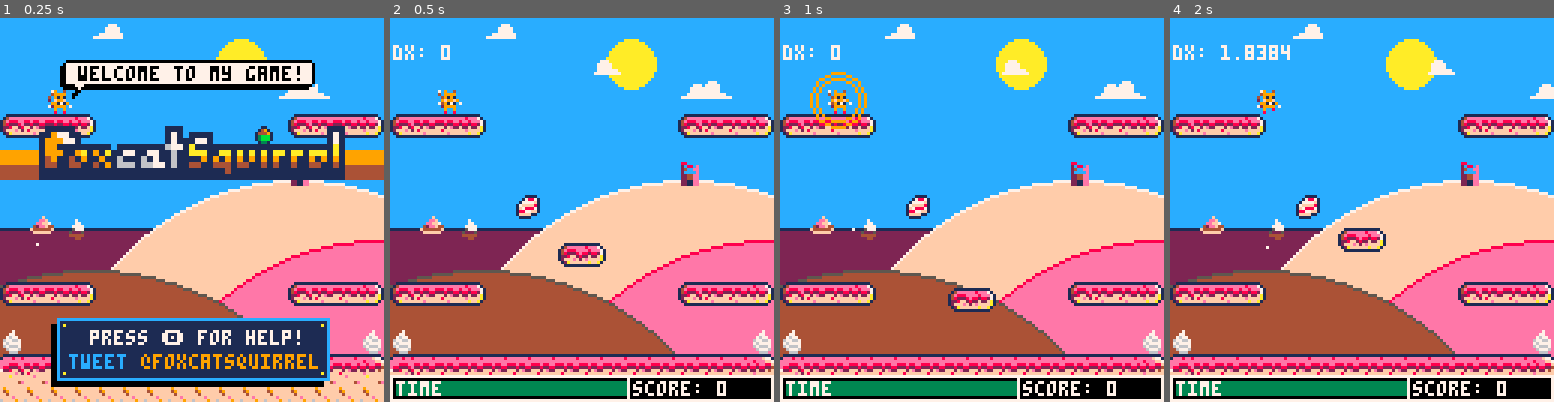
Above: before the commit, frames 1-4 (left to right).
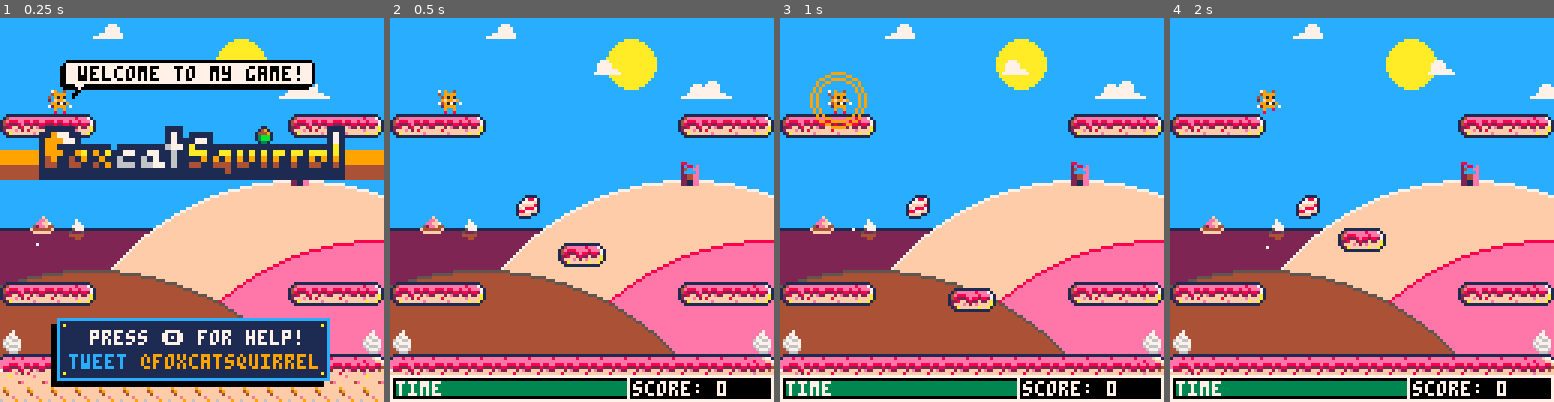
Above: after the commit, the same moments.

Repository: daddynewts/foxcatsquirrel
Game: PICO-8 cartridge foxcatsquirrel.p8
The game is run twice, just before and just after one commit, with the same random seed, the same clock (stepped at 60 frames per second) and the same inputs.
Inputs:
- Up to frame 1 (0.25 s): no input
- Up to frame 2 (0.5 s): tap X (X key) at 0.33 s
- Up to frame 3 (1 s): tap O (Z key) at 0.7 s
- Up to frame 4 (2 s): tap X (X key) at 1.07, 1.85 s; hold Right from 1.6 s (still down); tap O (Z key) at 1.7 s

Frame 1 is identical in both runs. In frame 2, 0.2% of the frame differs, in the area x 0-16%, y 7-11%; in frame 3, 0.2%; in frame 4, 0.5%, in the area x 0-32%, y 7-11%.

Commit message:
Lives are implemented!

Diff:
--- a/foxcatsquirrel.p8
+++ b/foxcatsquirrel.p8
@@ -12,6 +12,7 @@
  count=0
  points=0
  addfood=1 -- 7 for instant enemy on l1
+ lives=3
 
  init_times()
 
@@ -34,6 +35,7 @@
  menu_sfx = 10
  balloon_sfx = {13,15}
  shockwave_sfx = 3
+ gameover_sfx = 55
 
  -- music
  music_level1 = 0
@@ -45,6 +47,13 @@
 
  function rndb(low,high)
   return flr(rnd(high-low+1)+low)
+ end
+
+ function init_player()
+  player.x=(level*128)+60
+  player.y=20
+  player.dx=0
+  player.dy=0
  end
 
  -- crumbs
@@ -165,11 +174,20 @@
  map_end=128
 end
 
+function init_enemies()
+	del(balloons,balloon)
+ del(foods,food)
+ del(ghosts,ghost)
+ del(skulls,skull)
+ del(bonuses,bonus)
+end
+
 function init_times()
  airtime=0
  m=0
  glidetime=0
  leveltime=1
+ timeleft=127
 -- timegain=10
  delay=100
  timededuction=0
@@ -205,7 +223,7 @@
 end
 
 function test_ui()
- print("dx: "..player.dx,cam_x+1,9,7)
+ --print("dx: "..player.dx,cam_x+1,9,7)
  --print("hplatform.x: "..hplatform.x,cam_x+1,17,7)
  --food hitbox
 -- if #skulls>=1 then
@@ -244,10 +262,19 @@
  _draw = draw_game
 end
 
+function livescheck()
+	lives-=1
+	if lives>=1 then
+	 init_dead()
+	else
+	 init_gameover()
+	end
+end
+
 function init_gameover()
  delay=100
  music(-1)
- sfx(death_sfx)
+ sfx(gameover_sfx)
   _update = update_gameover
   _draw = draw_gameover
 end
@@ -271,7 +298,7 @@
   end
    timecheck()
   if player.y>=127 then
-   init_gameover() -- fall down
+   livescheck() -- fall down
  end
   if shockwave_cooldown<=60 then
    is_shockwave=false
@@ -295,7 +322,7 @@
   timeleft=78
  end
  if timeleft <= 2 then
-  init_gameover() --time up
+  livescheck() --time up
  end
  if timededuction>=maxtd then
   timededuction=maxtd
@@ -377,10 +404,7 @@
 
  -- spikes = flag 5
  elseif collide_map(player,"down",5) then
-   init_gameover()
-
--- elseif collide_map(player,"up",5) then
- --  init_gameover()
+   livescheck()
 
  -- vent = flag 6
  elseif collide_map(player,"down",6)
@@ -876,7 +900,7 @@
    food={
     sprite=flr(rnd(food_count)+food_start),
     x=level*128+flr(rnd(100)+16),
-    y=flr(rnd(80)+15),
+    y=flr(rnd(80)+5),
    }
   add(foods,food)
  end
@@ -1009,15 +1033,18 @@
 
 function draw_bonus()
 
- twinkle.sp+=0.5
+ for bonus in all(bonuses) do
+  circfill(bonus.x+3,bonus.y+3,7+2*(sin(leveltime)),10)
+  circfill(bonus.x+3,bonus.y+3,4,7)
+  spr(bonus.sprite,bonus.x,bonus.y)
+   spr(twinkle.sp,bonus.x+sin(leveltime),bonus.y)
+ end
+
+  twinkle.sp+=0.5
    if twinkle.sp>=47
   then twinkle.sp=44
  end
 
- for bonus in all(bonuses) do
-  spr(bonus.sprite,bonus.x,bonus.y)
-   spr(twinkle.sp,bonus.x+sin(leveltime),bonus.y)
- end
 end
 
 function make_balloon()
@@ -1044,11 +1071,13 @@
    and balloon.x+4 > player.x
    and balloon.x+4 < player.x+8 then
       points+=1000
+      lives+=1
       del(balloons,balloon)
       sfx(balloon_sfx[1],0)
       sfx(balloon_sfx[2],1)
       explode(balloon.x,balloon.y,explode_size,explode_colours,explode_amount)
       crumb=pget(balloon.x,balloon.y)
+      print("1-up!!",player.x,player.y,7)
    end
  end
 end
@@ -1507,21 +1536,69 @@
  end
 end
 
+function init_dead()
+ music(-1)
+ sfx(death_sfx)
+ count=0
+ init_enemies()
+	init_times()
+	init_game()
+	init_player()
+	init_platforms()
+ _update=update_dead
+ _draw=draw_dead
+end
+
+function update_dead()
+	delay-=1
+ if delay<60 and btnp(❎) then
+  music(-1)
+  sfx(menu_sfx)
+  level_music()
+  _update=update_game
+  _draw=draw_game
+ end
+end
+
+function draw_dead()
+ pal()
+ m+=12
+  circfill(cam_x+64,64,m-40,1)
+  circfill(cam_x+64,64,m-80,2)
+  circfill(cam_x+64,64,m-120,4)
+  circfill(cam_x+64,64,-30+m/3,13)
+
+ if m>=280 then
+ -- double-size "you died"
+  rectfill(cam_x,44,cam_x+128,48,9)
+  rectfill(cam_x,49,cam_x+128,51,4)
+  sspr(32,88,60,8,cam_x+24,36,120,16)
+
+  -- with drop shadows!
+  print("press ❎ to restart",cam_x+23,65,0)
+  print("press ❎ to restart",cam_x+24,64,7)
+  print("❎",cam_x+47,65,4)
+  print("❎",cam_x+48,64,9)
+  -- lives left
+  spr(1,cam_x+52,92)
+  print("x "..lives,cam_x+61,94,1)
+  print("x "..lives,cam_x+62,93,7)
+
+ end
+end
+
 function init_levelover()
   music(-1)
-  del(balloons,balloon)
-  del(foods,food)
-  del(ghosts,ghost)
-  del(skulls,skull)
+  init_enemies()
+  init_times()
   count=0
-  init_times()
   level+=1
   m+=12
-  timeleft=127--timeleft+(timegain*2)
-  player.x=(level*128)+63
-  player.y=16
-  player.dx=0
-  player.dy=0
+  init_player()
+ -- player.x=(level*128)+63
+ -- player.y=16
+ -- player.dx=0
+ -- player.dy=0
   _update = update_menu
   _draw = draw_levelover
   if level==5 then
@@ -1559,6 +1636,10 @@
   print("press ❎ to continue",cam_x+24,64,7)
   print("❎",cam_x+47,65,4)
   print("❎",cam_x+48,64,9)
+  spr(1,cam_x+52,92)
+  print("X "..lives,cam_x+61,94,1)
+  print("X "..lives,cam_x+62,93,7)
+
  end
 end
 
@@ -1882,7 +1963,7 @@
   and skull.y < player.y+4
   and skull.x > player.x-4
   and skull.x < player.x+4 then
-      init_gameover()
+      livescheck()
   end
  end
 
@@ -1892,7 +1973,7 @@
   and ghost.y < player.y+4
   and ghost.x > player.x-4
   and ghost.x < player.x+4 then
-      init_gameover()
+     livescheck()
   end
  end
 
@@ -2175,21 +2258,21 @@
 12212121211212121212101221212121212121111111000000000000000000000000000000000000000000000000000000000000000000000000000000000000
 01222122121212121221000122112211221121212121000000000000000000000000000000000000000000000000000000000000000000000000000000000000
 00111111111111111110000011111111111111111111000000000000000000000000000000000000000000000000000000000000000000000000000000000000
-00101000000000000110001000000010001010000000000001100010000000100000000000000000000000000000000000000000000000000000000000000000
-01717100000000001171017110000171017171000000000011710171100001710000000000000000000000000000000000000000000000000000000000000000
-17717100000000001771017171000171177171000000000017710171710001710000000000000000000000000000000000000000000000000000000000000000
-19919101101010001991119110110191199191011010100019911191101101910000000000000000000000000000000000000000000000000000000000000000
-01999119919191001991919191991191019991199191910019919191919911910000000000000000000000000000000000000000000000000000000000000000
-00119191919191001999199191919110001191919191910019991991919191100000000000000000000000000000000000000000000000000000000000000000
-00014144114410001144141141414141000141441144100011441411414141410000000000000000000000000000000000000000000000000000000000000000
-00011011001100000110110010101010000000000000000000000000000000000000000000000000000000000000000000000000000000000000000000000000
+00101000000000000110001000000010001010000000000001100000000000100000000000000000000000000000000000000000000000000000000000000000
+01717100000000001171017110000171017171000000000017710010000001710000000000000000000000000000000000000000000000000000000000000000
+17717100000000001771017171000171177171000000000017771171000001710000000000000000000000000000000000000000000000000000000000000000
+199191011010100019911191101101911ee1e101101010001ee1e110111001e10000000000000000000000000000000000000000000000000000000000000000
+0199911991919100199191919199119101eee11ee1e1e1001ee1e1e1eee11ee10000000000000000000000000000000000000000000000000000000000000000
+001191919191910019991991919191100011e1e1e1e1e1001eeee1e1e1e1e1e11111110000000000000000000000000000000000000000000000000000000000
+00014144114410001144141141414141000181881188100018881181881188818181810000000000000000000000000000000000000000000000000000000000
+00011011001100000110110010101010000010110011000001110010110011111111110000000000000000000000000000000000000000000000000000000000
 0000000000000000005555500003000000003000003000000ddd5dd5dddddd5ddddddd5008800000007777000077770000000000000000000000000000000000
 000070000000000005dd0005000330000000300000300000ddddddddddddddddd5dddddd020880e0077777700777777000000000000000000000000000000000
 000077000000f00000000000000333000003330000333000ddd555dd55d55dd5dd5dd55d02400ee0777777776666677700000000000000000000000000000000
 00077770000eef0000055d000033b3300033b300033b3300d551115d115115515515511d020000e0d67777776666667700000000000000000000000000000000
 0005777000eeff7000555d60033bbb30033bb33003bbb33011155515551551151151151102244ee0d66777775666667700000000000000000000000000000000
 00500050042eef4403355d3303bbbb3003bbbb3003bbbb3011255151255555555515555102244ee00d6666605d66667d00000000000000000000000000000000
-02444440f444444f4333333403377330033773300337733015555555555515555555555102211ee000dddd0005ddddd000000000000000000000000000000000
+02444440f444444f4333333403377330033993300339933015555555555515555555555102211ee000dddd0005ddddd000000000000000000000000000000000
 002244000ffffff00444444000333300003333000033330001111111111111111111111002211ee0000000000055550000000000000000000000000000000000
 011111111111111111111110ffffffff0000700004ff0000000000001555555104ff000000000100000000000000000000000000000000000000000000000000
 1eee8ee8eeeeee8eeeeef771ffffff4e000770002499f00000000000155555512499f00000001000000000000000000000000000000000000000000000000000
Not shown, changed: the sound effects (__sfx__) section of foxcatsquirrel.p8
